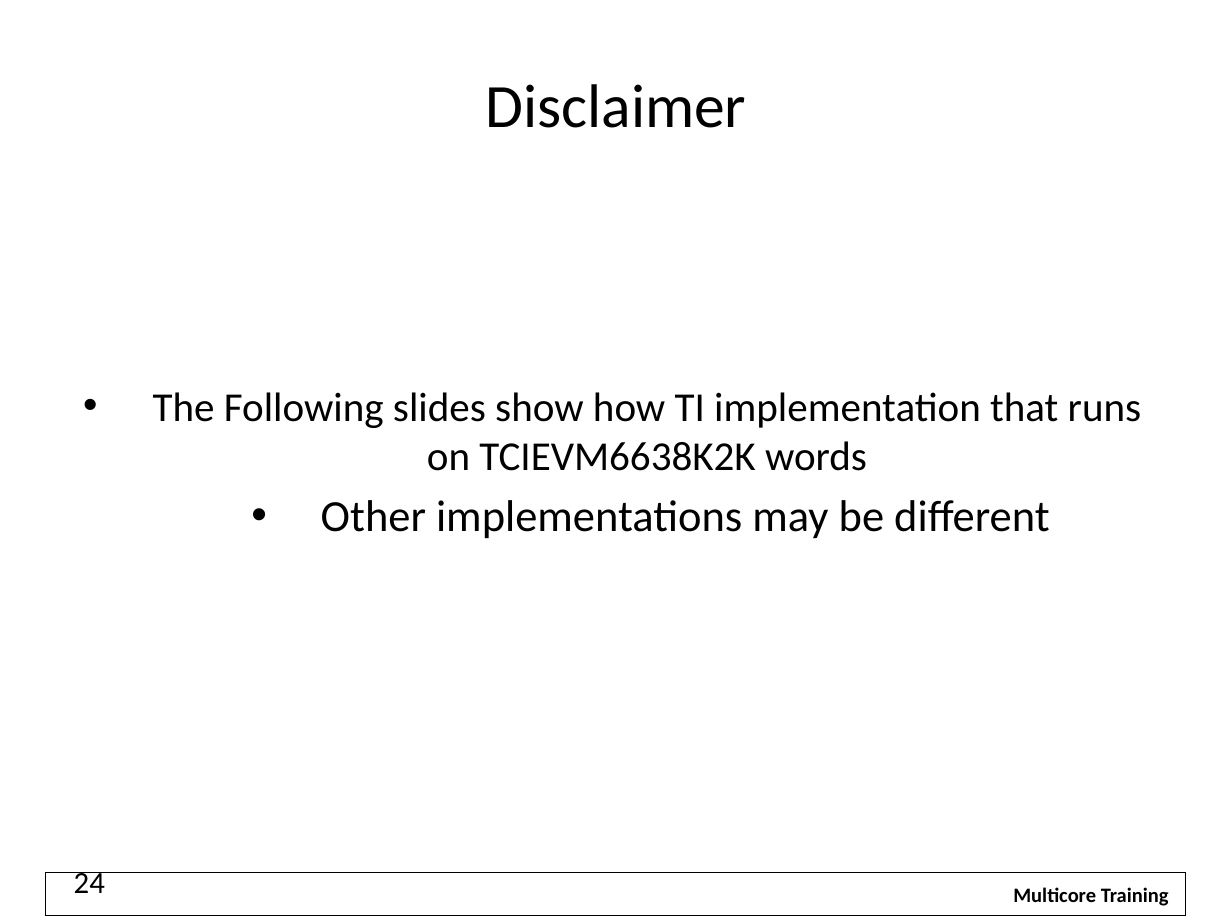
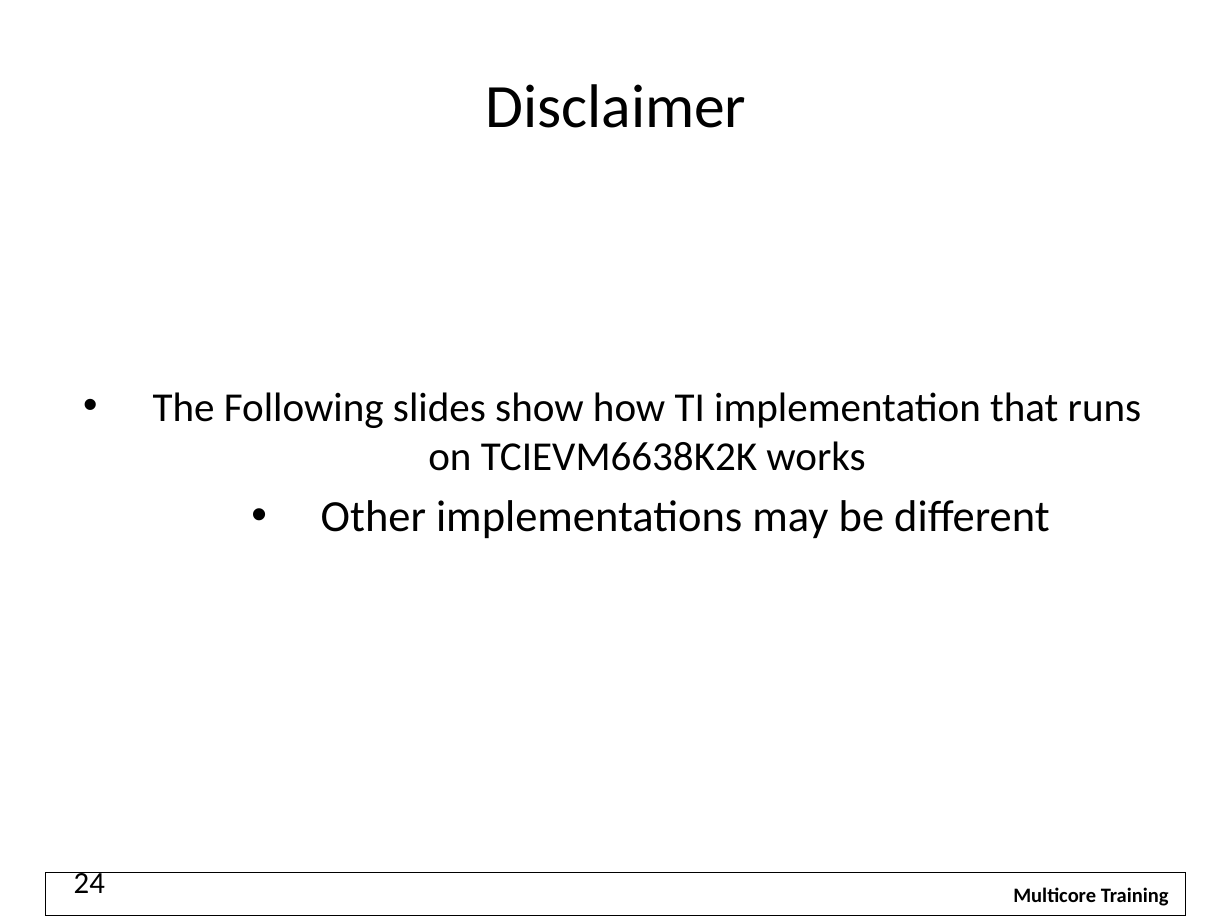
Before and after one commit to hari1989/keystone-workshop, a slide deck: slide 24 of preliminary/Working/presentations/KeyStoneArmDspWorkingTogether.pptx. Drawn at 1232x924 pixels with LibreOffice and Linux fonts; fonts in the diff are those of the drawing; background and template pictures are left out. Boxes give left, top, right and bottom in pixels: in the first picture for what was removed or moved away, otherwise in the second. Text is boxed around its words. In the diff, an @@ line names an element or a change of style, - is before the commit and + after.

```diff
--- a/preliminary/Working/presentations/KeyStoneArmDspWorkingTogether.pptx
+++ b/preliminary/Working/presentations/KeyStoneArmDspWorkingTogether.pptx
@@ subtitle at (153,392,1141,471): text changed @@
-• The Following slides show how TI implementation that runs on TCIEVM6638K2K words
+• The Following slides show how TI implementation that runs on TCIEVM6638K2K works
```
Also in this commit, not shown: 20 other slides changed, 8 slides added, 2 slides removed.
